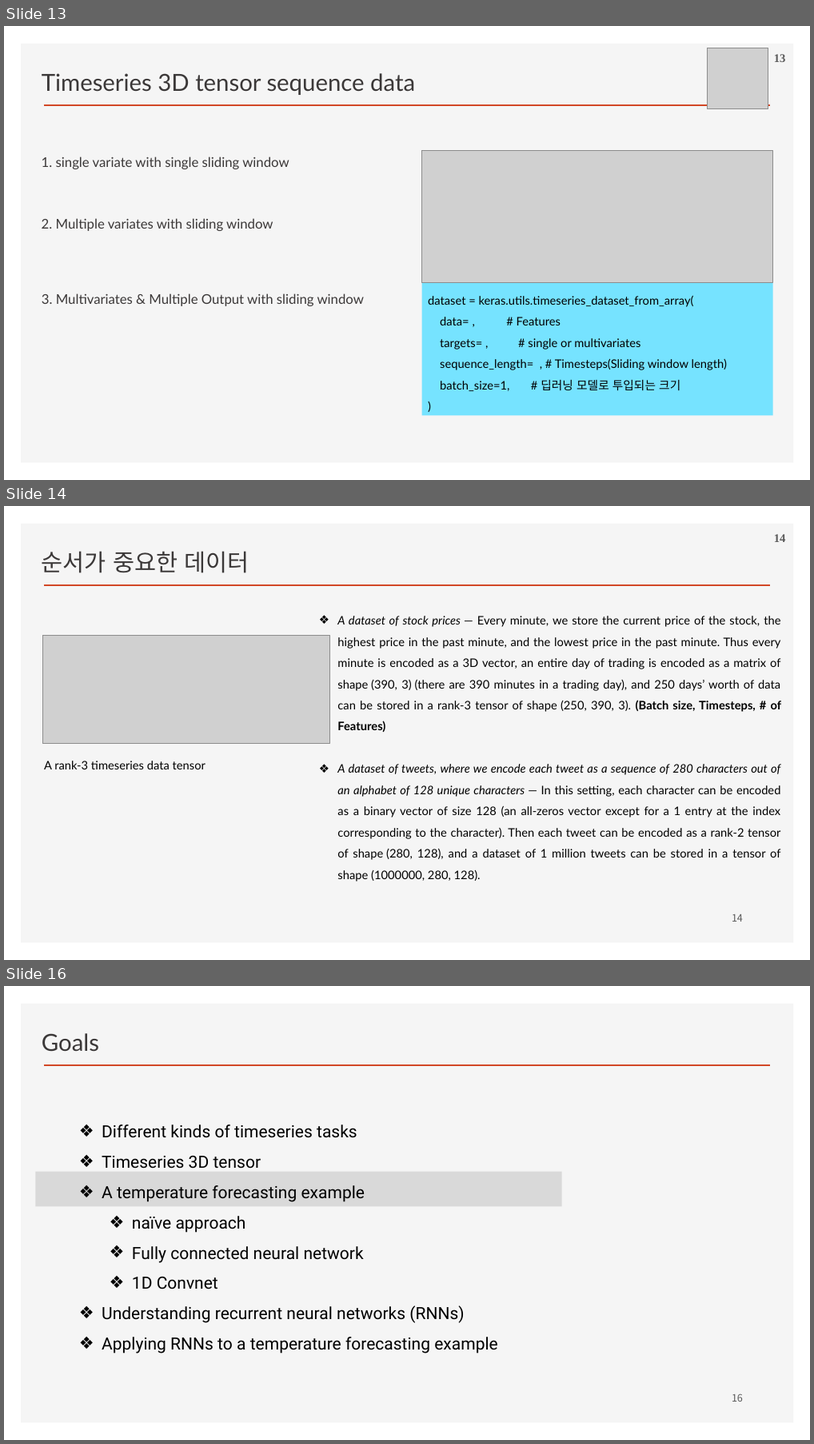
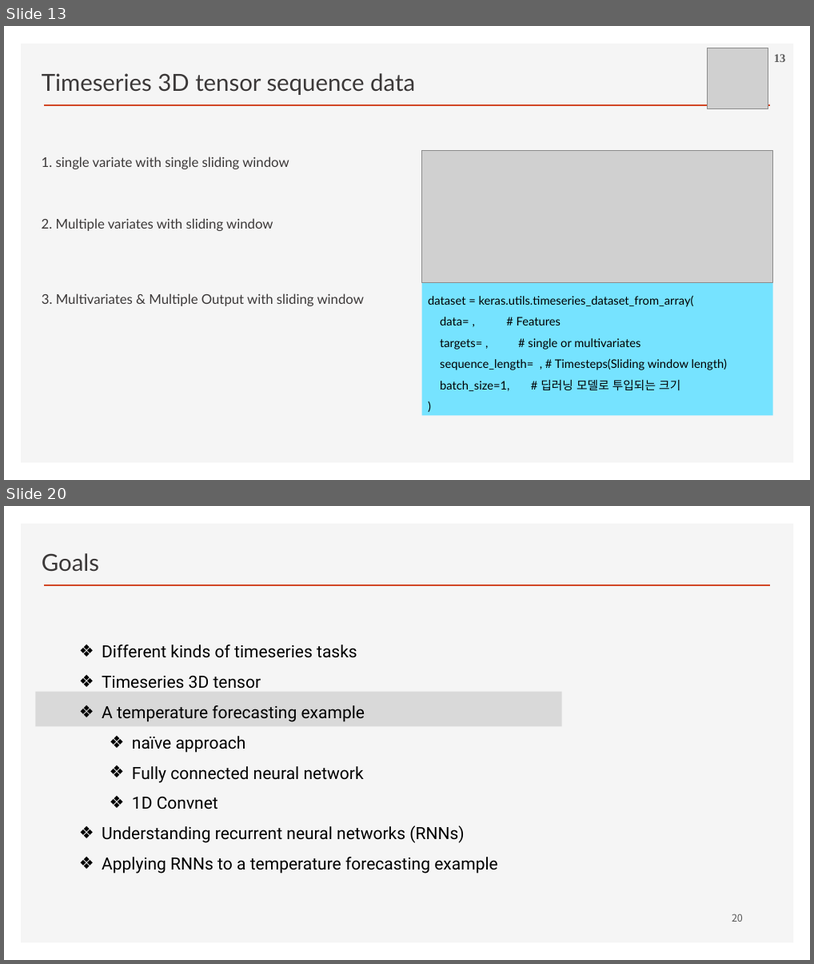
Before and after one commit to ancestor9/2026_Fall_Deep-Learning-with-Python, a slide deck: Chapter 13 Timeseries forecasting.pptx. Shown one above the other, each under a label of ours: slides 13, 14 and 16 before the commit, slides 13 and 20 after it; the slides between them are not shown. The pictures are 814x1444 and 814x964 pixels, drawn with LibreOffice and Linux fonts; fonts in the diff are those of the drawing; grey boxes stand for pictures; background and template pictures are left out. Boxes give left, top, right and bottom in pixels: in the first picture for what was removed or moved away, otherwise in the second. Text is boxed around its words. In the diff, an @@ line names an element or a change of style, - is before the commit and + after.

```diff
--- a/Chapter 13 Timeseries forecasting.pptx
+++ b/Chapter 13 Timeseries forecasting.pptx
@@ slide 14 removed at bbox=[4, 506, 810, 960], background #FFFFFF; not listed: 2 template elements that a slide beside it also shows @@
@@ text removed at bbox=[42, 551, 249, 573] @@
-순서가 중요한 데이터
@@ page number removed at bbox=[774, 534, 786, 542] @@
-14
@@ text removed at bbox=[338, 616, 782, 881] @@
-❖ A dataset of stock prices — Every minute, we store the current price of the stock, the highest price in the past minute, and the lowest price in the past minute. Thus every minute is encoded as a 3D vector, an entire day of trading is encoded as a matrix of shape (390, 3) (there are 390 minutes in a trading day), and 250 days’ worth of data can be stored in a rank-3 tensor of shape (250, 390, 3). (Batch size, Timesteps, # of Features)
-❖ A dataset of tweets, where we encode each tweet as a sequence of 280 characters out of an alphabet of 128 unique characters — In this setting, each character can be encoded as a binary vector of size 128 (an all-zeros vector except for a 1 entry at the index corresponding to the character). Then each tweet can be encoded as a rank-2 tensor of shape (280, 128), and a dataset of 1 million tweets can be stored in a tensor of shape (1000000, 280, 128).
@@ picture removed at bbox=[42, 636, 330, 743] @@
@@ text removed at bbox=[44, 760, 206, 769] @@
-A rank-3 timeseries data tensor
@@ page number removed at bbox=[732, 914, 743, 921] @@
-14
@@ what was slide 16 is now slide 20 @@
@@ page number at bbox=[732, 913, 743, 921]: text changed @@
-16
+20
```
Also in this commit, not shown: 14 slides changed, 5 slides added.
